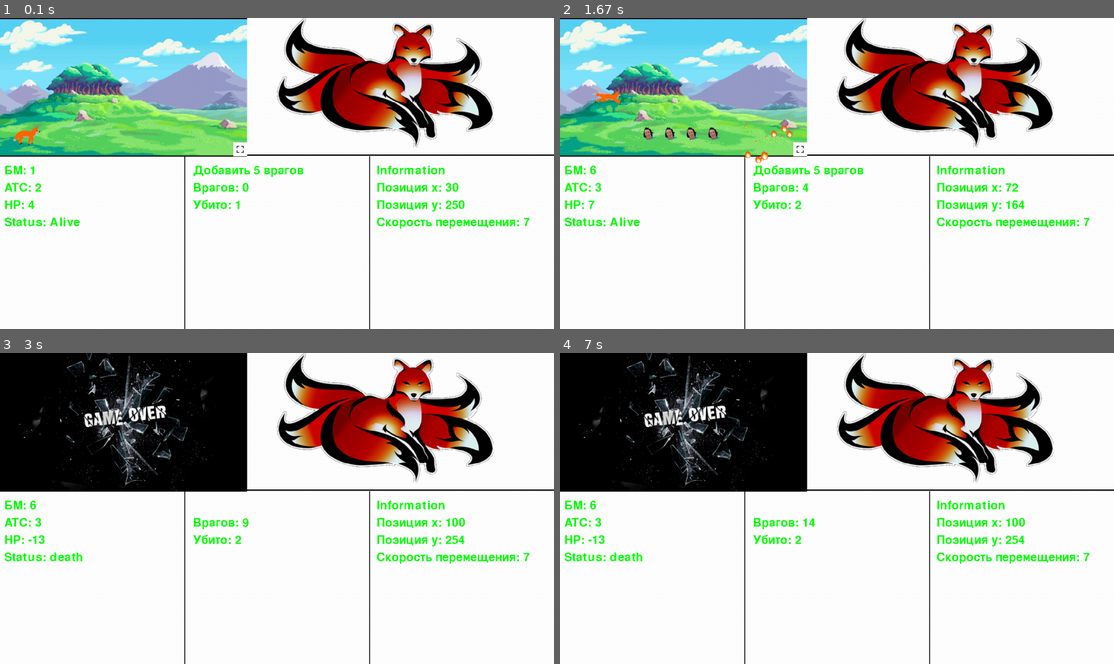
Above: before the commit, frames 1-4 (two rows, left to right).
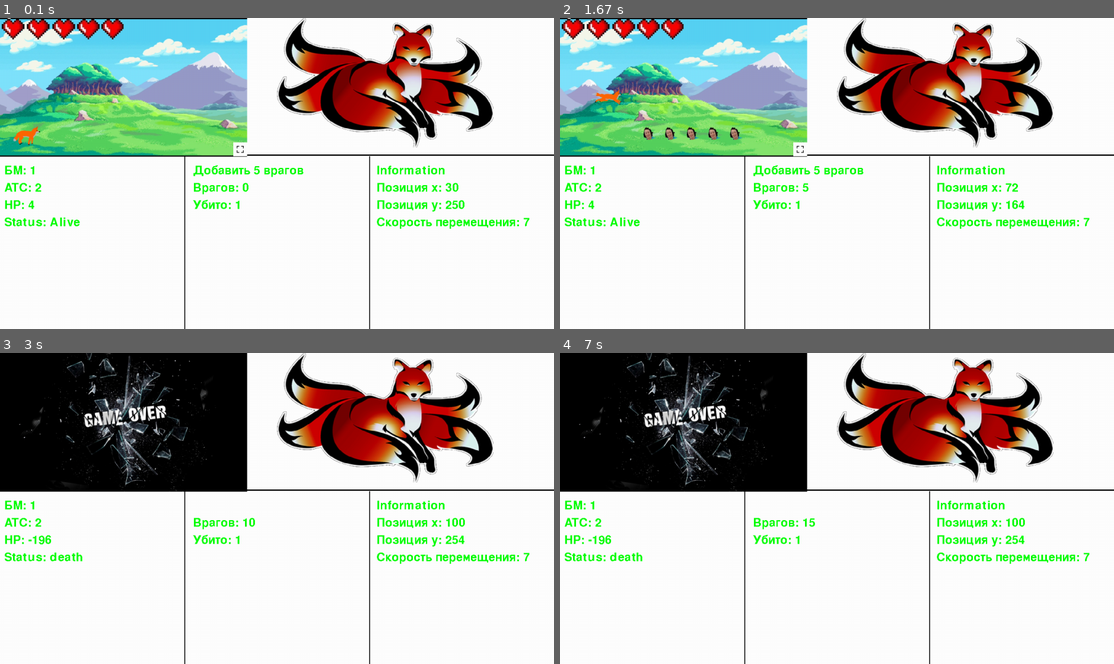
Above: after the commit, the same moments.

Repository: Anrull/Tamagotchi_pygame
Game: pygame game, started from main.py
Same seed, same stepped clock (60 frames per second), same inputs: the game is played once before the commit and once after it.
Inputs (mouse positions are in pixels of both pictures, inside the frame that each line leads up to):
- Up to frame 1 (0.1 s): type "1 (at the terminal prompt)" at 0 s; type "1 (at the terminal prompt)" at 0 s; type "1 (at the terminal prompt)" at 0 s; type "1 (at the terminal prompt)" at 0 s
- Up to frame 2 (1.67 s): click "Добавить 5 врагов" at 0.42 s; click (764, 133) at 0.77 s; hold Right 1.17-1.63 s; tap Space at 1.23, 1.53 s
- Up to frame 3 (3 s): hold Right 1.67-2.13 s; tap Space at 1.73, 2.03, 2.23, 2.53 s; hold Left 2.17-2.7 s; tap F at 2.32 s; click (249, 505) at 2.83 s
- Up to frame 4 (7 s): click (809, 505) at 3.17 s; tap Space at 3.47, 3.9, 4.2, 4.57, 4.87, 5.07, 5.37, 5.57, 5.87, 6.07, 6.37, 6.63 s; tap F at 3.55, 5.15, 6.72 s; hold Right 3.83-4.47 s; hold Left 4.5-4.97 s; hold Right 5-5.47 s; hold Right 5.5-5.97 s; hold Left 6-6.53 s; hold Left 6.57-6.97 s

The runs differ from the first frame. In frame 1, 0.9% of the frame differs, in the area x 0-23%, y 0-7%; in frame 2, 1.2%, in the area x 0-45%, y 0-62%; in frame 3, 0.2%; in frame 4, 0.1%.

Commit message:
displaying hp in hearts

Diff:
--- a/main.py
+++ b/main.py
@@ -12,6 +12,17 @@
 screen_rect = (0, 0, 571, 321)
 
 sprites_attack_fire_1 = pygame.sprite.Group()
+
+images_hp_paths = ["health\hp_0.png",
+                   "health\hp_1.png",
+                   "health\hp_2.png",
+                   "health\hp_3.png",
+                   "health\hp_4.png",
+                   "health\hp_5.png"]
+
+
+def images_hp():
+    return [pygame.image.load(i).convert_alpha() for i in images_hp_paths]
 
 
 class MainTamg:
@@ -101,7 +112,7 @@
 class Enemy(pygame.sprite.Sprite):
     def __init__(self, x=500, y=250, speed=7,
                  filename="enemy/ghost_small.png",
-                 health=100, attack=10):
+                 health=100, attack=100):
 
         pygame.sprite.Sprite.__init__(self)
 
@@ -112,12 +123,13 @@
         self.health = health
         self.attack = attack
 
-    def update(self, pos_player=None, player=None, take_hp=None, other_rect=None):
+    def update(self, pos_player=None, player=None, take_hp=None, other_rect=None, other=None):
         global global_flag_of_death
 
         if take_hp != None:
             if self.rect.colliderect(other_rect):
                 self.health -= take_hp
+                other.kill()
 
 
         if pos_player != None:
@@ -137,6 +149,31 @@
             self.kill()
 
 
+class Show_HP(pygame.sprite.Sprite):
+    def __init__(self):
+        pygame.sprite.Sprite.__init__(self)
+
+        self.images = images_hp()
+
+    def update(self, screen, player):
+        procent_HP = int((player.hp / player.start_hp) * 100)
+        image_hp = None
+        if 100 <= procent_HP and procent_HP > 80:
+            image_hp = self.images[5]
+        elif 80 <= procent_HP and procent_HP > 60:
+            image_hp = self.images[4]
+        elif 60 <= procent_HP and procent_HP > 40:
+            image_hp = self.images[3]
+        elif 40 <= procent_HP and procent_HP > 20:
+            image_hp = self.images[2]
+        elif 20 <= procent_HP and procent_HP > 0:
+            image_hp = self.images[1]
+        elif procent_HP <= 0:
+            image_hp = self.images[0]
+        if image_hp:
+            screen.blit(image_hp, (0, 0))
+
+
 class Particle(pygame.sprite.Sprite):
     # сгенерируем частицы разного размера
     fire = [pygame.image.load("attack/fire/fireattack_16_1.png")]
@@ -165,7 +202,7 @@
         self.rect.y += self.velocity[1]
         # убиваем, если частица ушла за экран
         if enemies:
-            enemies.update(take_hp=player.atc, player=player, other_rect=self.rect)
+            enemies.update(take_hp=player.atc, player=player, other_rect=self.rect, other=self)
         if not self.rect.colliderect(screen_rect):
             self.kill()
 
@@ -254,7 +291,7 @@
 
 def create_particles(position):
         # количество создаваемых частиц
-        particle_count = 20
+        particle_count = 6
         # возможные скорости
         numbers = range(-5, 6)
         for _ in range(particle_count):
@@ -275,6 +312,8 @@
 
         player = Player(walk_right=walk_right, walk_left=walk_left, count_kill=int(input()), hp=int(input()), atc=int(input()), CP=int(input()))
         player.update_combat_power()
+
+        show_hp = Show_HP()
 
         clock = pygame.time.Clock()
 
@@ -395,6 +434,8 @@
 
                     sprites_attack_fire_1.update(player, enemies) # отрисовка первой атаки
                     sprites_attack_fire_1.draw(screen)
+
+                    show_hp.update(screen, player)
                     """}Enemy, Fullscreen, etc"""
 
                 if True: # Перемещение персонажа
Binary file added: health/hp_0.png
Binary file added: health/hp_1.png
Binary file added: health/hp_2.png
Binary file added: health/hp_3.png
Binary file added: health/hp_4.png
Binary file added: health/hp_5.png
